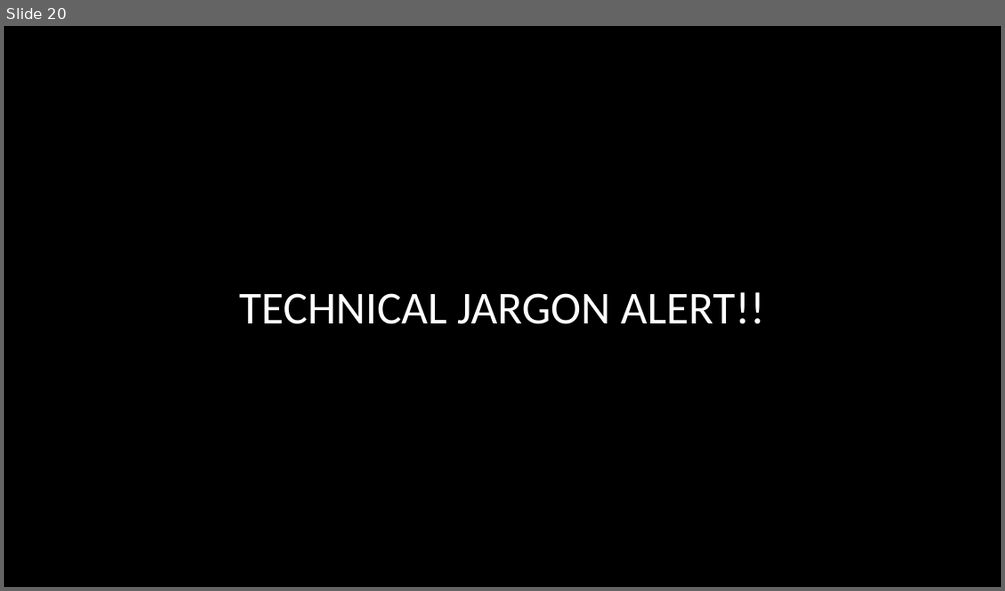
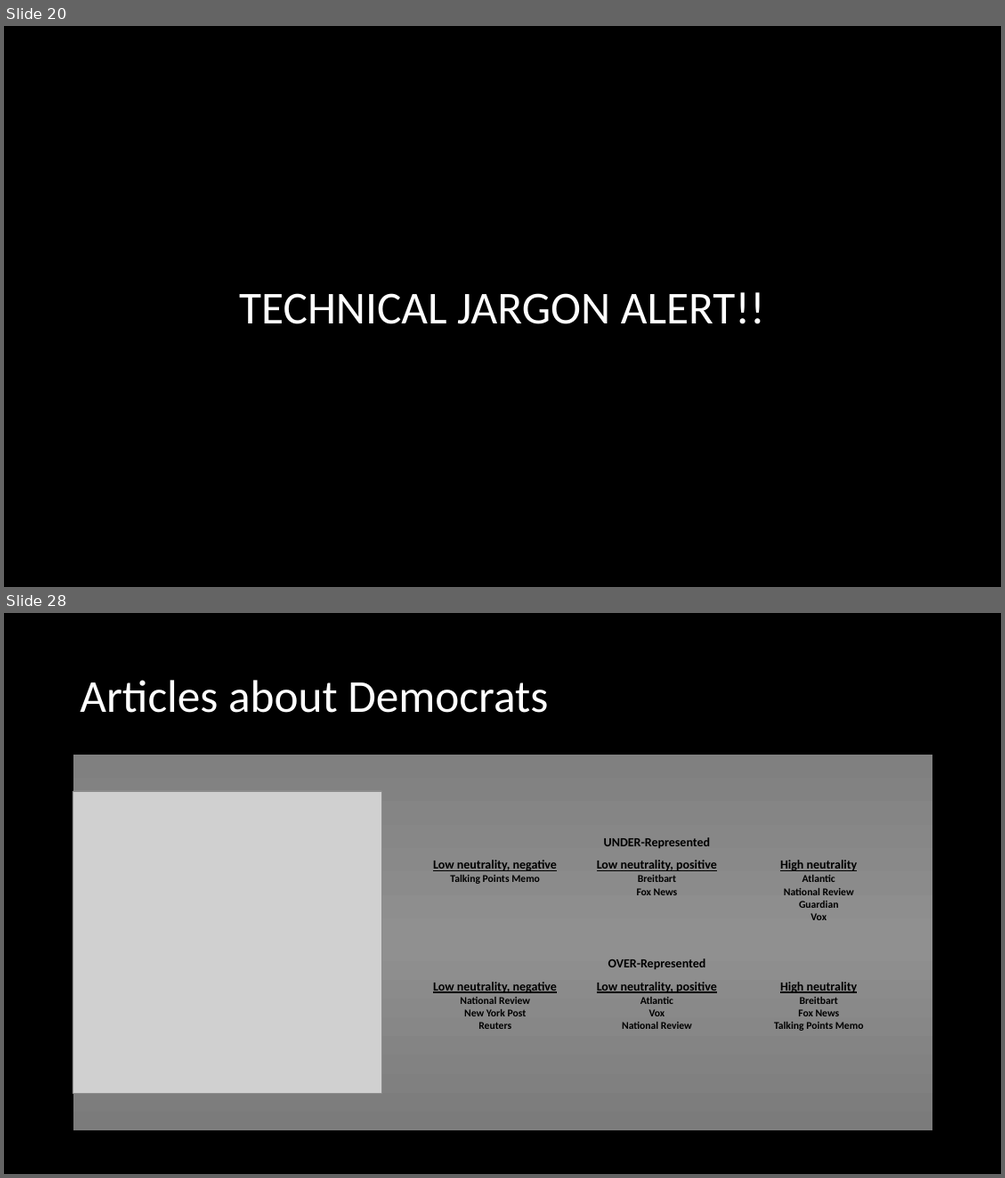
Before and after one commit to jrizcallah/Springboard, a slide deck: Springboard/data_storytelling/sentiment_bias_presentation.pptx. Shown one above the other, each under a label of ours: slide 20 before the commit, slides 20 and 28 after it; the slides between them are not shown. The pictures are 1005x591 and 1005x1178 pixels, drawn with LibreOffice and Linux fonts; fonts in the diff are those of the drawing; grey boxes stand for pictures. Boxes give left, top, right and bottom in pixels: in the first picture for what was removed or moved away, otherwise in the second. Text is boxed around its words. In the diff, an @@ line names an element or a change of style, - is before the commit and + after.

```diff
--- a/Springboard/data_storytelling/sentiment_bias_presentation.pptx
+++ b/Springboard/data_storytelling/sentiment_bias_presentation.pptx
@@ slide 28 added at [4,613,1001,1174], background #000000 @@
@@ title added at [80,680,548,713], 44 pt, text #FFFFFF @@
+Articles about Democrats
@@ rectangle added at [73,755,933,1130], fill gradient #808080 to #909090 to #7C7C7C, outline #000000 0.5 pt @@
@@ picture added at [73,791,381,1093] @@
@@ table added at [414,827,900,1057], 12 rows, 3 columns @@
+UNDER-Represented |  | 
+Low neutrality, negative | Low neutrality, positive | High neutrality
+Talking Points Memo | Breitbart | Atlantic
+ | Fox News | National Review
+ |  | Guardian
+ |  | Vox
+OVER-Represented |  | 
+Low neutrality, negative | Low neutrality, positive | High neutrality
+National Review | Atlantic | Breitbart
+New York Post | Vox | Fox News
+Reuters | National Review | Talking Points Memo
+ |  | 
```
Also in this commit, not shown: 4 slides changed, 10 other slides added, 1 slide removed, 7 other files.
